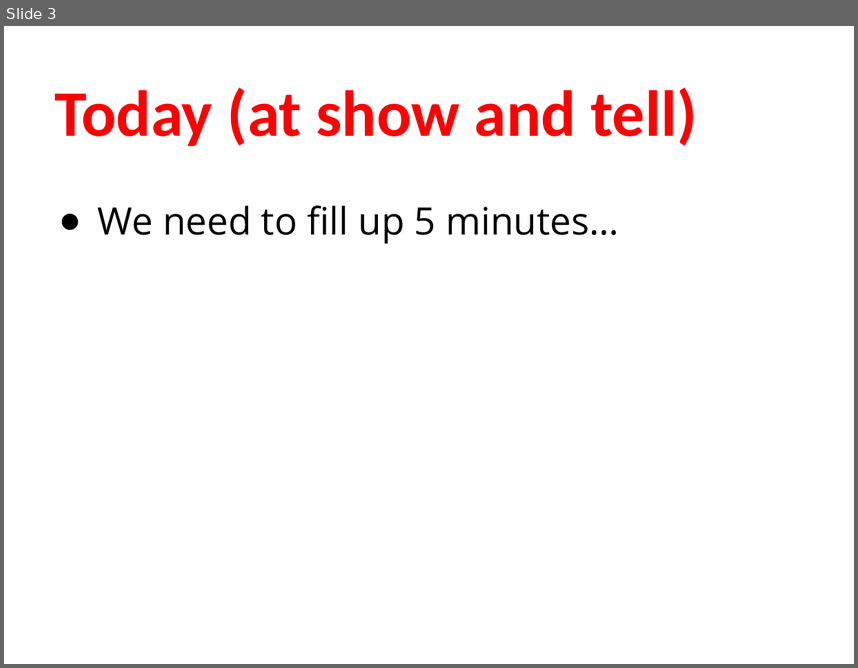
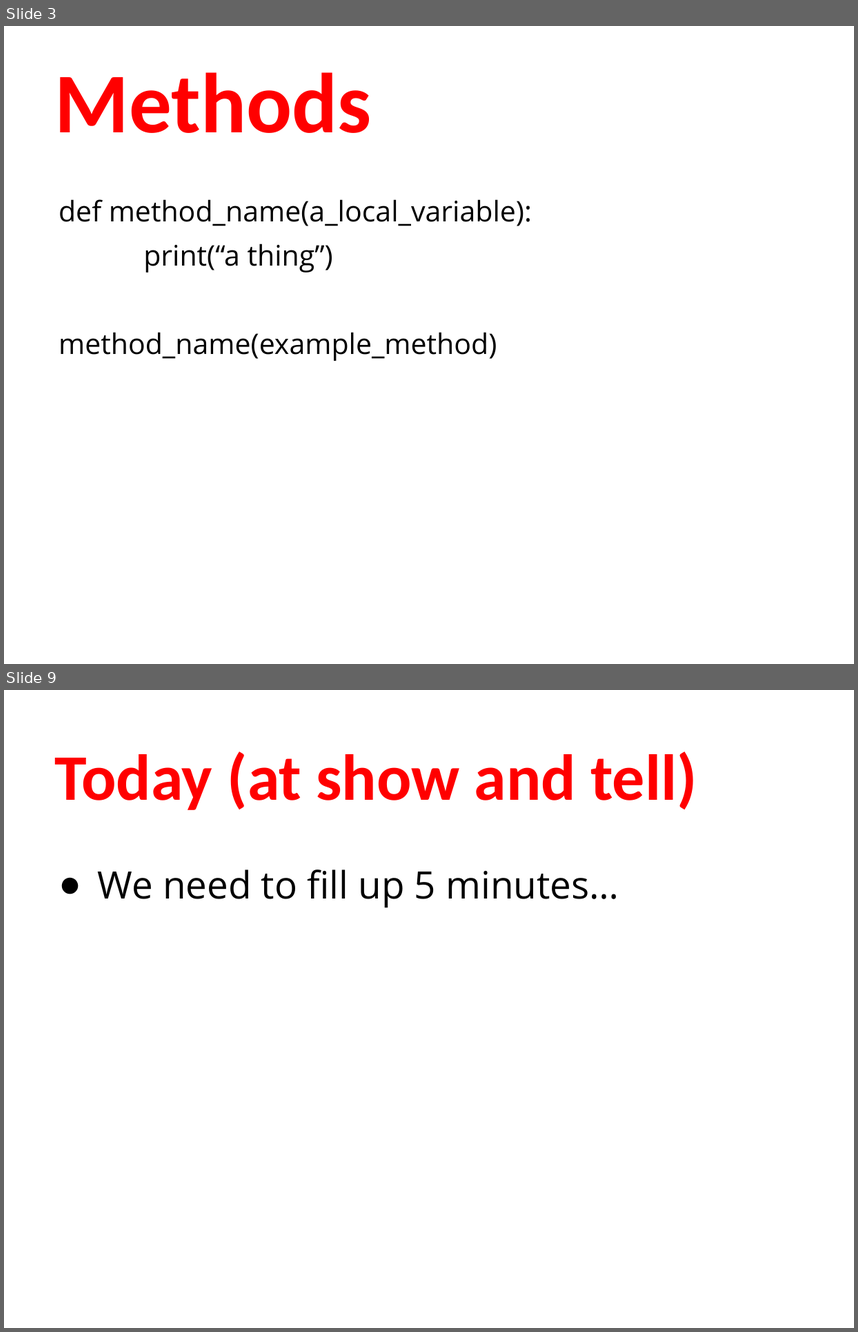
Before and after one commit to humanitiesprogramming/slides, a slide deck: 2017/python/day3-review.pptx. Shown one above the other, each under a label of ours: slide 3 before the commit, slides 3 and 9 after it; the slides between them are not shown. The pictures are 858x668 and 858x1332 pixels, drawn with LibreOffice and Linux fonts; fonts in the diff are those of the drawing. Boxes give left, top, right and bottom in pixels: in the first picture for what was removed or moved away, otherwise in the second. Text is boxed around its words. In the diff, an @@ line names an element or a change of style, - is before the commit and + after.

```diff
--- a/2017/python/day3-review.pptx
+++ b/2017/python/day3-review.pptx
@@ slide 3 added at bbox=[4, 26, 854, 664], background #FFFFFF @@
@@ title added at bbox=[55, 72, 372, 133], 72 pt, text #FF0000, bold @@
+Methods
@@ text added at bbox=[59, 199, 532, 361], 24 pt, text #000000 @@
+def method_name(a_local_variable):
+print(“a thing”)
+method_name(example_method)
@@ what was slide 3 is now slide 9 @@
```
Also in this commit, not shown: 1 slide changed, 7 other slides added, 1 slide removed, 2 other files.
